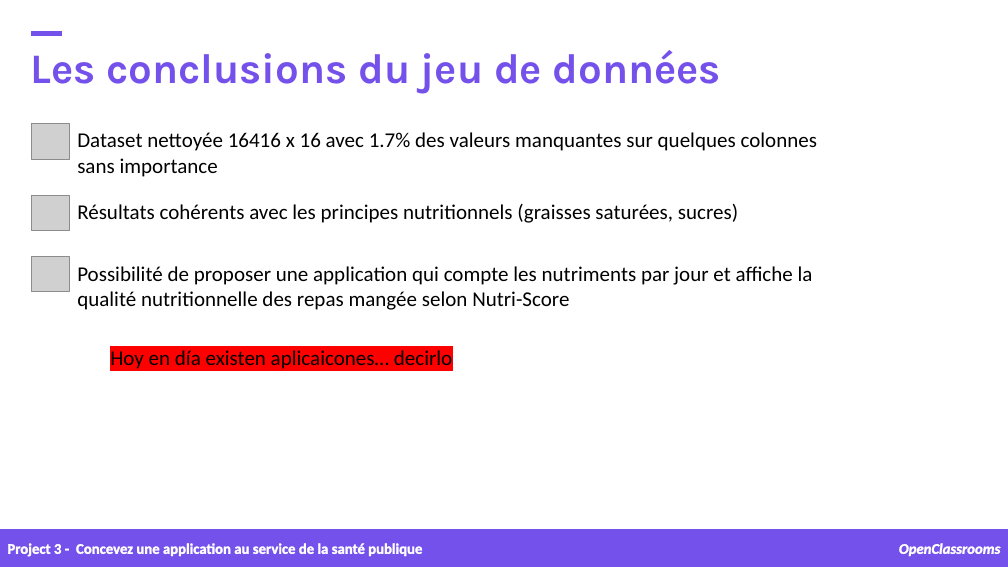
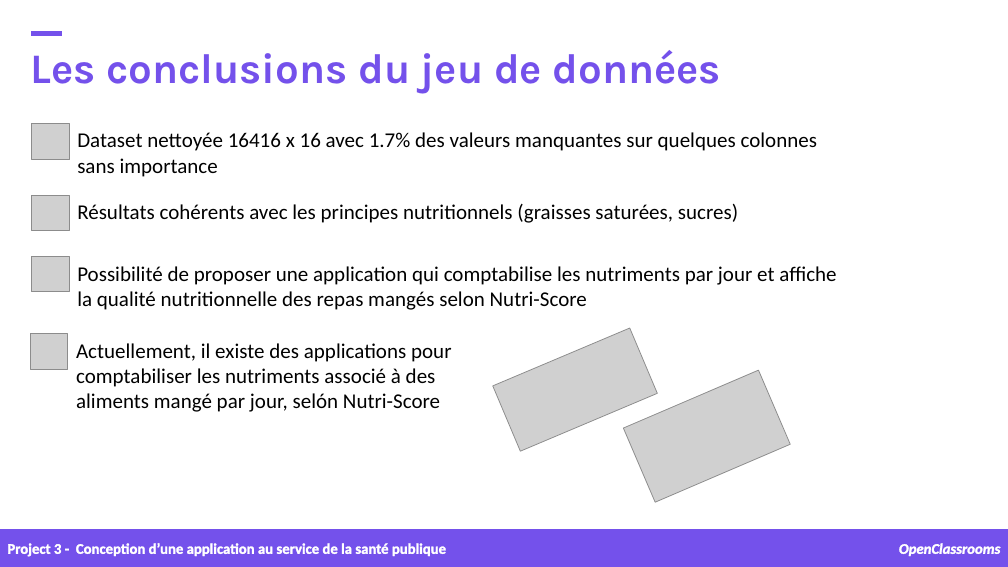
Before and after one commit to samirhinojosa/OC-P3-design-application-public-health, a slide deck: slide 34 of supports/P3_02_presentation v1.pptx. Drawn at 1008x567 pixels with LibreOffice and Linux fonts; fonts in the diff are those of the drawing; grey boxes stand for pictures; background and template pictures are left out. Boxes give left, top, right and bottom in pixels: in the first picture for what was removed or moved away, otherwise in the second. Text is boxed around its words. In the diff, an @@ line names an element or a change of style, - is before the commit and + after.

```diff
--- a/supports/P3_02_presentation v1.pptx
+++ b/supports/P3_02_presentation v1.pptx
@@ text at [77,266,836,310]: text changed @@
-Possibilité de proposer une application qui compte les nutriments par jour et affiche la qualité nutritionnelle des repas mangée selon Nutri-Score
+Possibilité de proposer une application qui comptabilise les nutriments par jour et affiche la qualité nutritionnelle des repas mangés selon Nutri-Score
@@ picture added at [493,328,658,451] @@
@@ picture added at [30,334,68,370] @@
@@ text added at [76,343,451,412], 20 pt, text #000000 @@
+Actuellement, il existe des applications pour comptabiliser les nutriments associé à des aliments mangé par jour, selón Nutri-Score
@@ text removed at [110,350,452,372] @@
-Hoy en día existen aplicaicones… decirlo
@@ picture added at [624,370,791,503] @@
@@ text at [7,543,446,557]: text changed @@
-Project 3 - Concevez une application au service de la santé publique
+Project 3 - Conception d’une application au service de la santé publique
```
Also in this commit, not shown: 33 other slides changed, 1 slide added, 22 other files.
